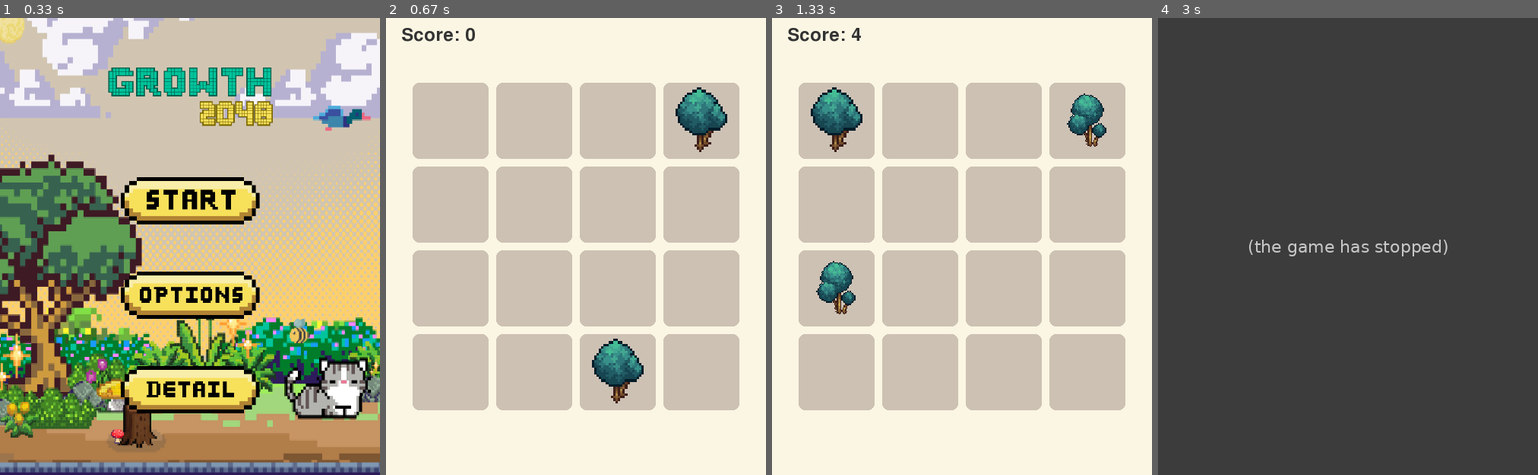
Above: before the commit, frames 1-4 (left to right).
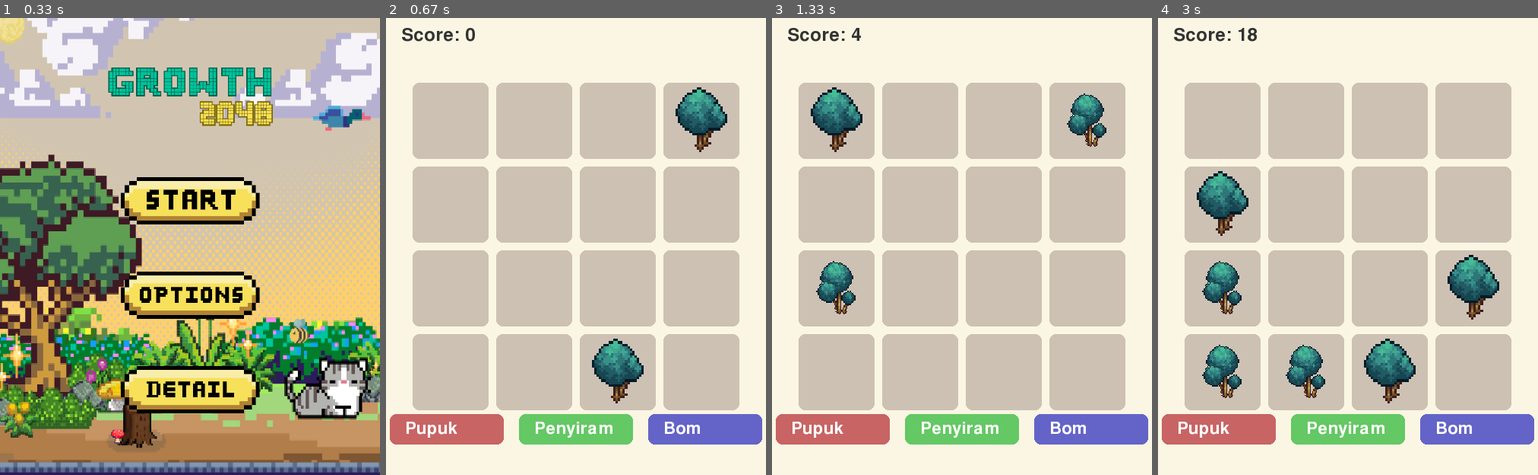
Above: after the commit, the same moments.

Repository: Nadya-167-14/Growth-2048-by-Error-Hunters
Game: pygame game, started from py/main.py
Two runs of this game, one before a commit and one after it. Both use one fixed random seed, a clock stepped at 60 frames per second and the inputs below.
Inputs (mouse positions are in pixels of both pictures, inside the frame that each line leads up to):
- Up to frame 1 (0.33 s): no input
- Up to frame 2 (0.67 s): click (576, 200) at 0.38 s
- Up to frame 3 (1.33 s): hold Right 0.67-1.13 s; hold Up from 1.17 s (still down)
- Up to frame 4 (3 s): release Up at 1.47 s; hold Right 1.5-1.97 s; hold Left 2-2.53 s; hold Down 2.57-2.87 s; click (1348, 429) at 2.95 s, where only the run after the commit has a clickable "Penyiram"

Frame 1 is identical in both runs. In frame 2, 5.9% of the frame differs, in the area x 1-99%, y 86-94%; in frame 3, 5.9%; in frame 4, 100%, in the area x 0-100%, y 0-100%.
Error before the commit: TypeError: 'NoneType' object is not subscriptable (main.py line 64); the game stopped at 2.95 s (later frames are placeholders)

Commit message:
Update ui.py : penambahan tombol powerup

Diff:
--- a/py/ui.py
+++ b/py/ui.py
@@ -56,6 +56,33 @@
         y = offset_y + row * (tile_size + tile_margin)
         draw_tile(screen, tile.value, x, y)
 
+    def draw_powerup_buttons(screen):
+        font = pygame.font.Font(None, 32)
+        button_width = 150
+        button_height = 40
+        spacing = 20
+        start_x = (screen.get_width() - (button_width * 3 + spacing * 2)) // 2
+        y = 520  # di bawah tile
+
+        colors = [(200, 100, 100), (100, 200, 100), (100, 100, 200)]
+        labels = ["Pupuk", "Penyiram", "Bom"]
+        buttons = []
+
+        for i in range(3):
+            rect = pygame.Rect(start_x + i * (button_width + spacing), y, button_width, button_height)
+            pygame.draw.rect(screen, colors[i], rect, border_radius=8)
+            text = font.render(labels[i], True, (255, 255, 255))
+            screen.blit(text, (rect.x + 20, rect.y + 8))
+            buttons.append(rect)
+
+        return buttons
+
+    powerup_buttons = draw_powerup_buttons(screen)
+    return powerup_buttons
+    powerup_buttons = draw_game(screen, game)
+
+
+
 def draw_tile(screen, value, x, y):
     rect = pygame.Rect(x, y, tile_size, tile_size)
 
